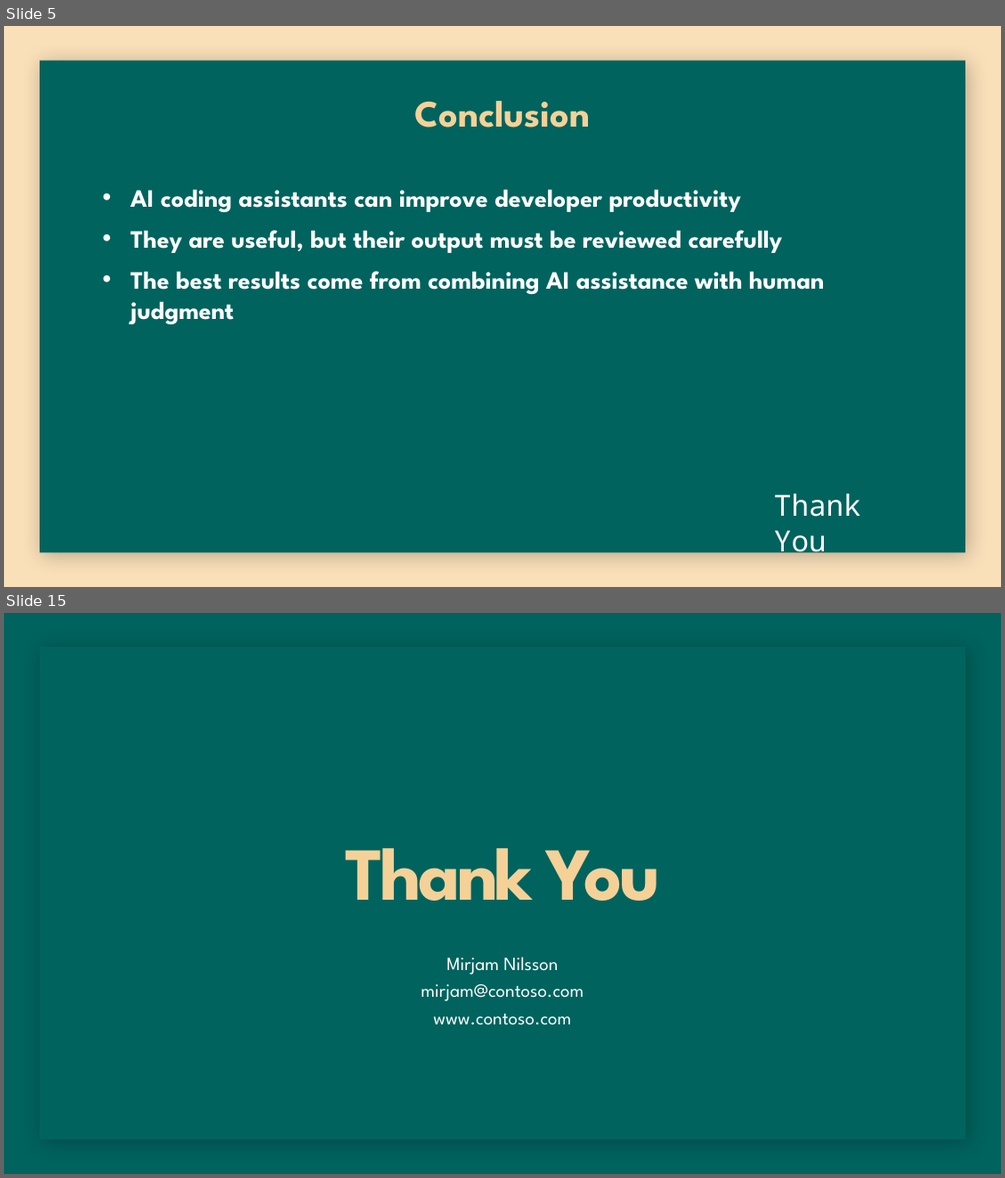
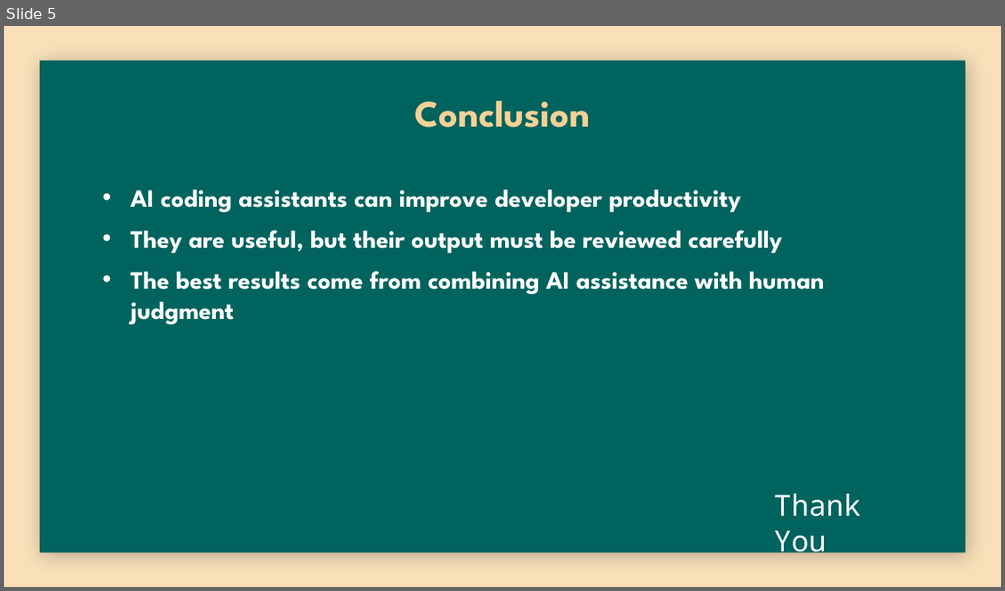
Before and after one commit to mrmohdjbr/ai-coding-assistants-project, a slide deck: How AI Coding Assistants Are Changing Software Development.pptx. Shown one above the other, each under a label of ours: slides 5 and 15 before the commit, slide 5 after it; the slides between them are not shown. The pictures are 1005x1178 and 1005x591 pixels, drawn with LibreOffice and Linux fonts; fonts in the diff are those of the drawing; background and template pictures are left out. Boxes give left, top, right and bottom in pixels: in the first picture for what was removed or moved away, otherwise in the second. Text is boxed around its words. In the diff, an @@ line names an element or a change of style, - is before the commit and + after.

```diff
--- a/How AI Coding Assistants Are Changing Software Development.pptx
+++ b/How AI Coding Assistants Are Changing Software Development.pptx
@@ slide 15 removed at (4,613,1001,1174), background #00635D @@
@@ rectangle removed at (40,647,966,1139) @@
@@ title removed at (345,848,660,900) @@
-Thank You
@@ text removed at (421,957,583,1025) @@
-Mirjam Nilsson
-mirjam@contoso.com
-www.contoso.com
```
Also in this commit, not shown: 9 other slides removed.
